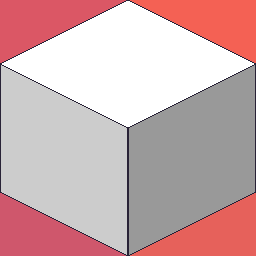
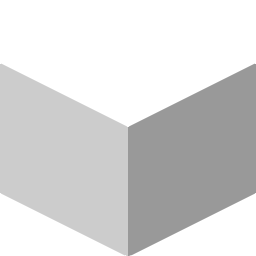
Layered file, before and after one edit (256px x 256px). Changes by layer:
added layer "Lines" (1st of 2) above "Top" over [0, 0, 256, 256]
added layer "Top" (1st of 2) above "Right" over [2, 1, 254, 127]
added layer "Right" (1st of 2) above "Left" over [129, 65, 255, 255]
added layer "Left" (1st of 2) above "Old cube" over [1, 65, 127, 255]
moved "Lines" (2nd of 2, in "Old cube") into group "Old cube", painted on it over [0, 0, 256, 256]
moved "Top" (2nd of 2, in "Old cube") into group "Old cube" over [2, 1, 254, 127]
moved "Right" (2nd of 2, in "Old cube") into group "Old cube" over [129, 65, 255, 255]
moved "Left" (2nd of 2, in "Old cube") into group "Old cube" over [1, 65, 127, 255]
hid group "Grid" (4 layers) over [0, 0, 256, 256]
hid "Background" over [0, 0, 256, 256]
